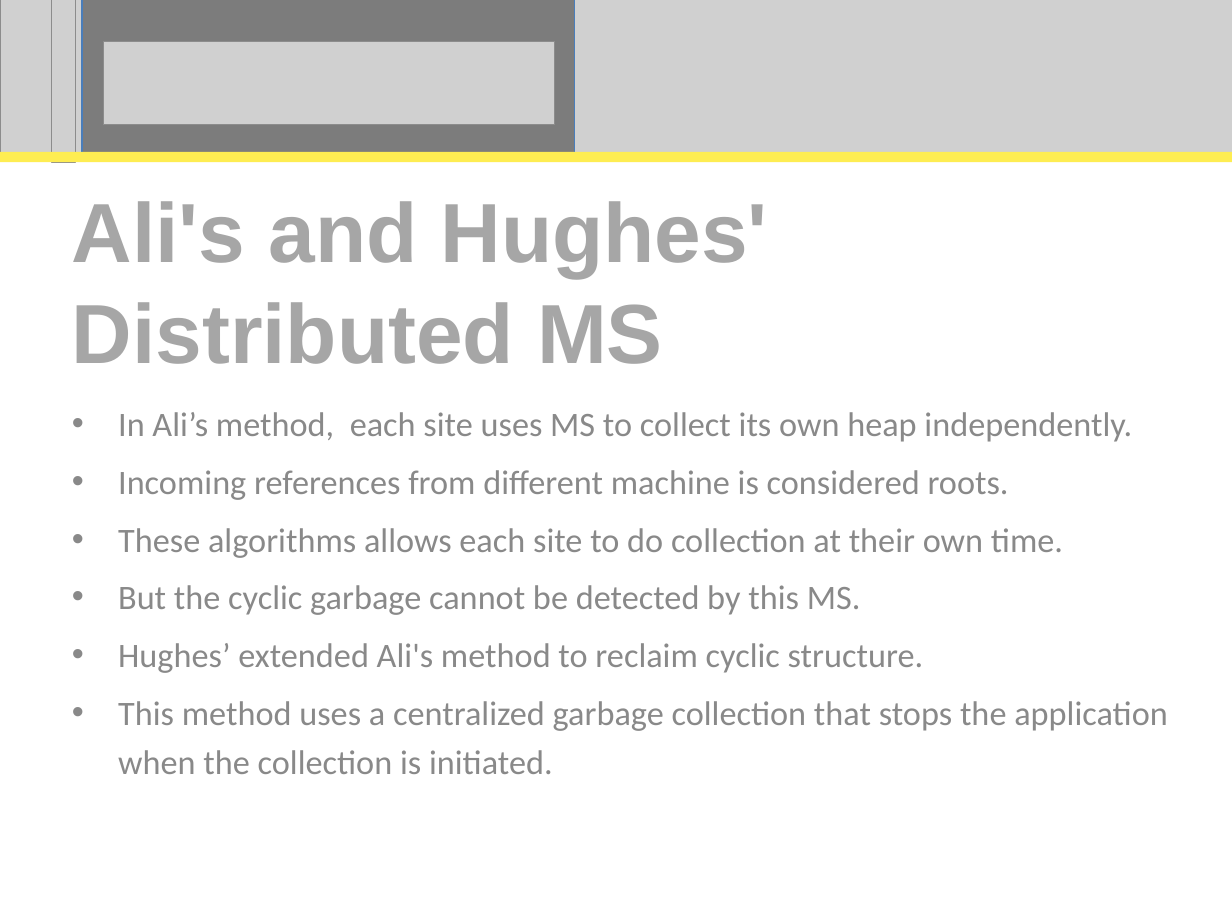
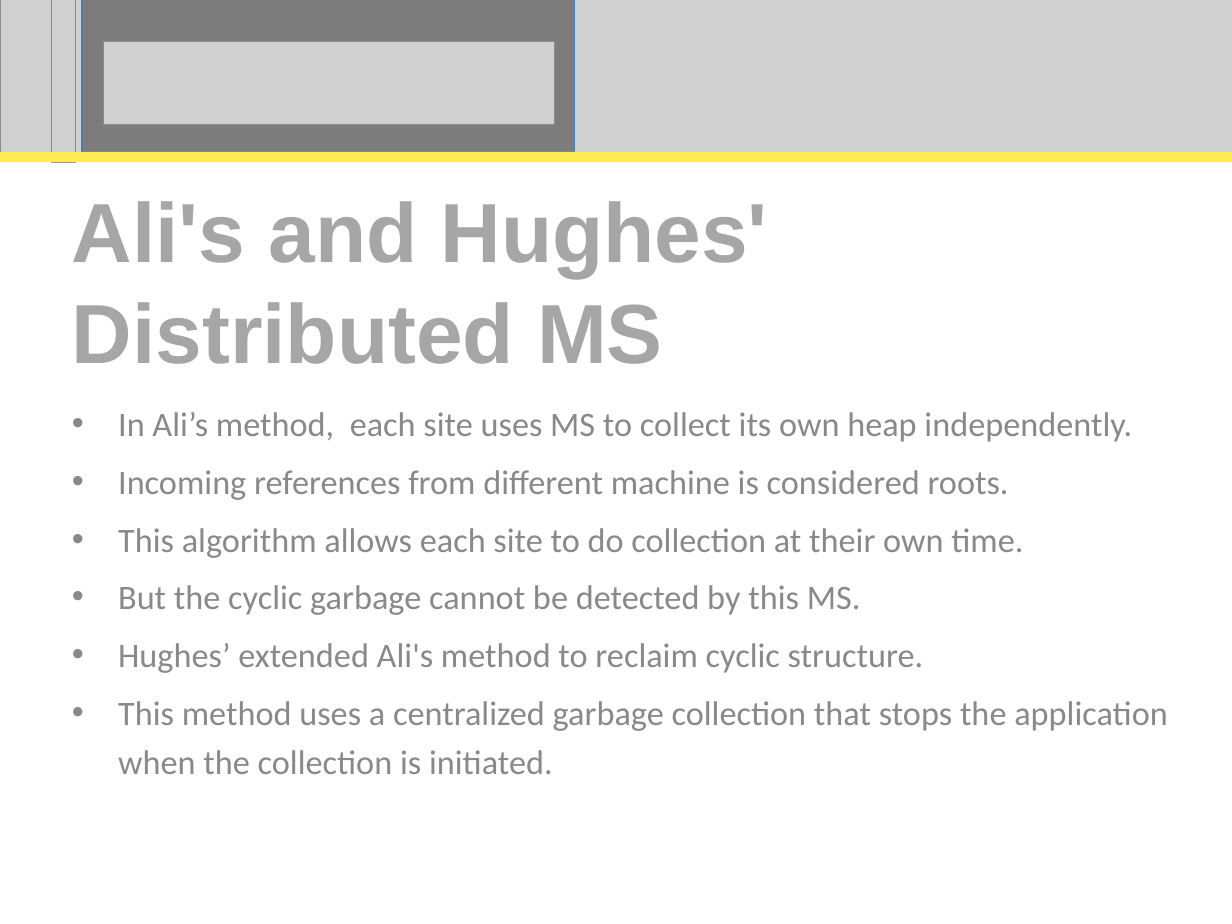
Before and after one commit to perpetualcoder/thesis, a slide deck: slide 16 of thesis-writing/thesisppt/Proposal.ppt. Drawn at 1232x924 pixels with LibreOffice and Linux fonts; fonts in the diff are those of the drawing; grey boxes stand for pictures. Boxes give left, top, right and bottom in pixels: in the first picture for what was removed or moved away, otherwise in the second. Text is boxed around its words. In the diff, an @@ line names an element or a change of style, - is before the commit and + after.

```diff
--- a/thesis-writing/thesisppt/Proposal.ppt
+++ b/thesis-writing/thesisppt/Proposal.ppt
@@ subtitle at <box>118,528,1023,558</box>: text changed @@
-• These algorithms allows each site to do collection at their own time.
+• This algorithm allows each site to do collection at their own time.
```
Also in this commit, not shown: 6 other slides changed.
